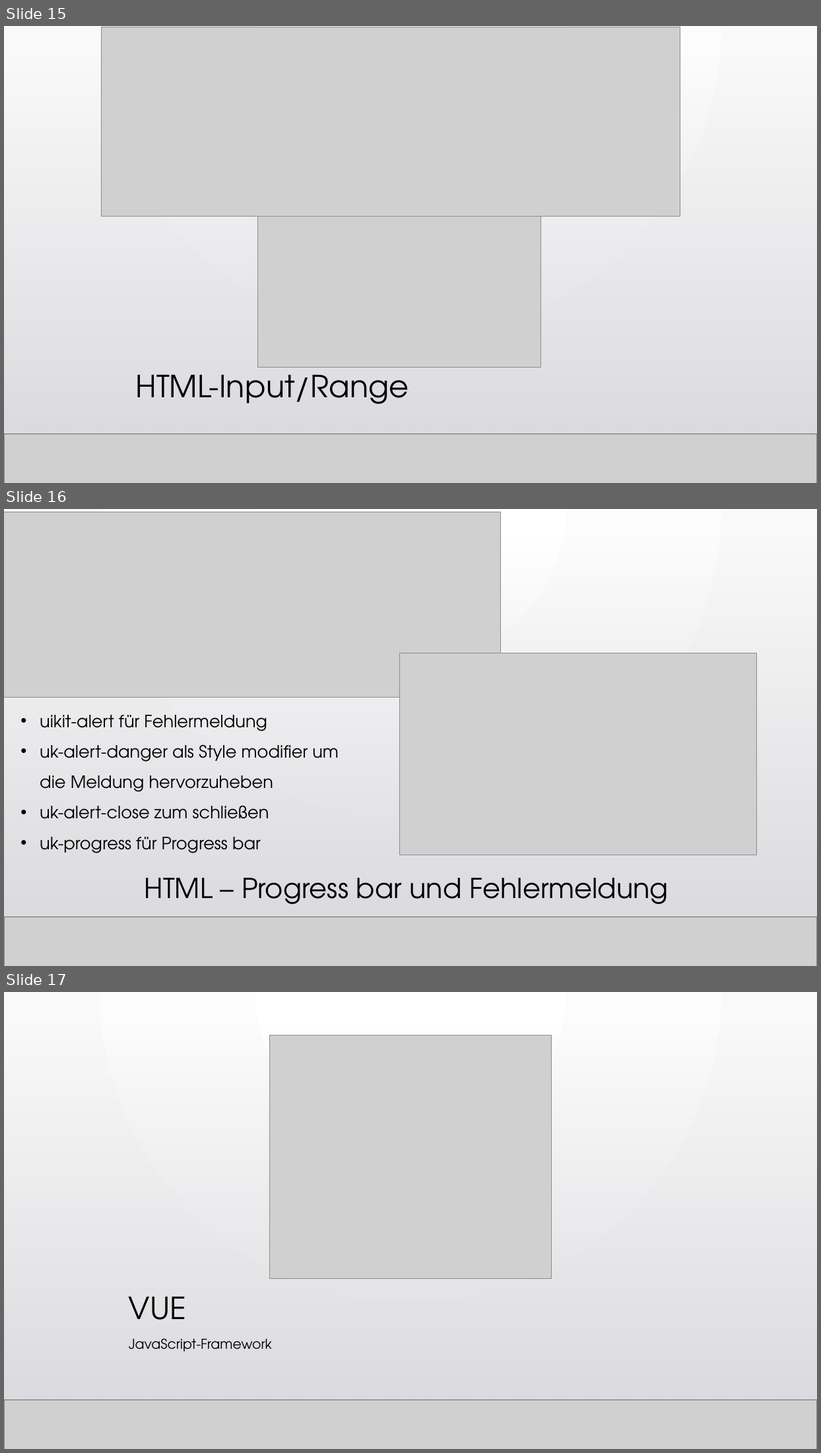
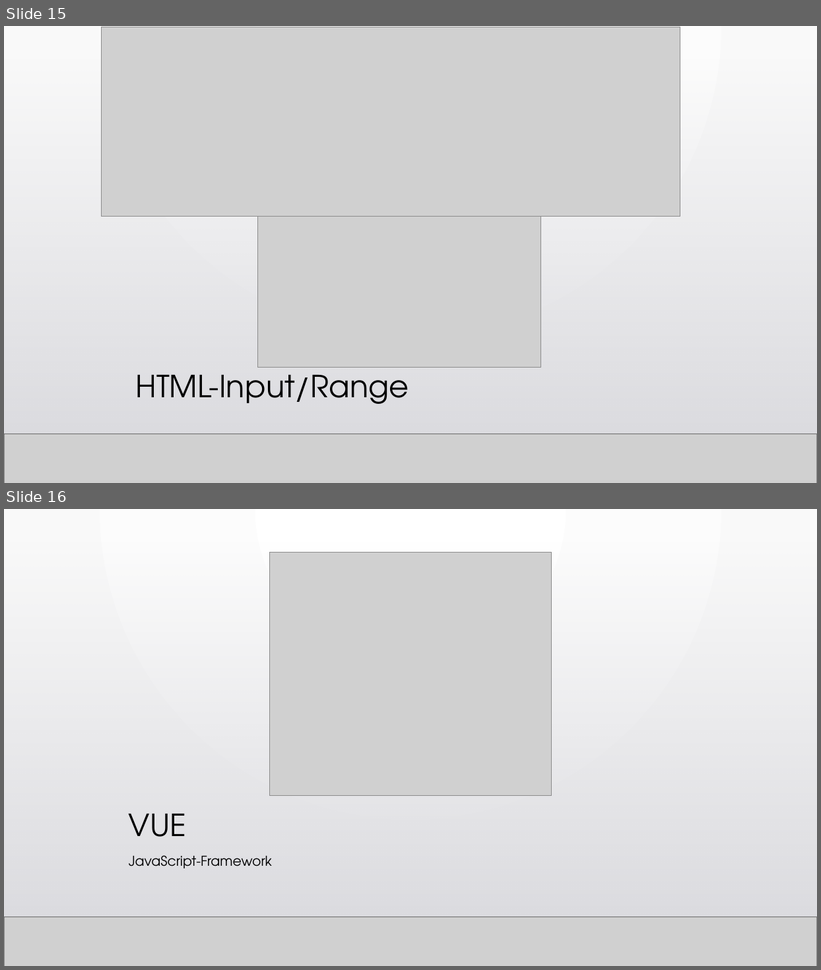
Before and after one commit to WebEngineering18/Pr-sentation, a slide deck: Fragebogen zum Status der Bauqualität.pptx. Shown one above the other, each under a label of ours: slides 15, 16 and 17 before the commit, slides 15 and 16 after it. The pictures are 821x1453 and 821x970 pixels, drawn with LibreOffice and Linux fonts; fonts in the diff are those of the drawing; grey boxes stand for pictures; background and template pictures are left out. Boxes give left, top, right and bottom in pixels: in the first picture for what was removed or moved away, otherwise in the second. Text is boxed around its words. In the diff, an @@ line names an element or a change of style, - is before the commit and + after.

```diff
--- a/Fragebogen zum Status der Bauqualität.pptx
+++ b/Fragebogen zum Status der Bauqualität.pptx
@@ slide 16 removed at [4,509,817,966], background gradient #FFFFFF to #FAFAFA; not listed: 2 template elements that a slide beside it also shows @@
@@ rectangle removed at [4,509,817,966] @@
@@ picture removed at [4,512,501,698] @@
@@ rectangle removed at [4,540,817,917] @@
@@ rectangle removed at [4,540,817,917] @@
@@ picture removed at [79,552,720,562] @@
@@ picture removed at [400,654,757,855] @@
@@ text removed at [40,715,339,854] @@
-• uikit-alert für Fehlermeldung
-• uk-alert-danger als Style modifier um die Meldung hervorzuheben
-• uk-alert-close zum schließen
-• uk-progress für Progress bar
@@ title removed at [145,878,669,904] @@
-HTML – Progress bar und Fehlermeldung
@@ line removed from (4, 917) to (817, 917) @@
@@ picture removed at [4,917,817,966] @@
@@ line removed from (4, 917) to (817, 917) @@
@@ what was slide 17 is now slide 16 @@
```
Also in this commit, not shown: 1 slide changed, 1 other file.
